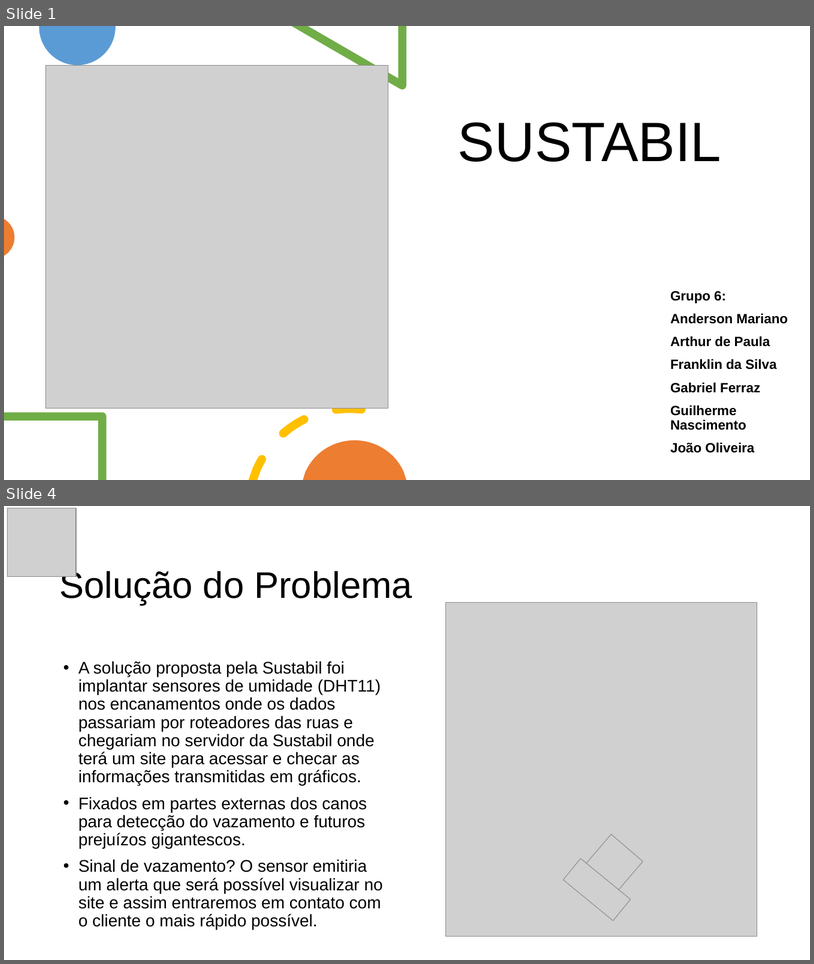
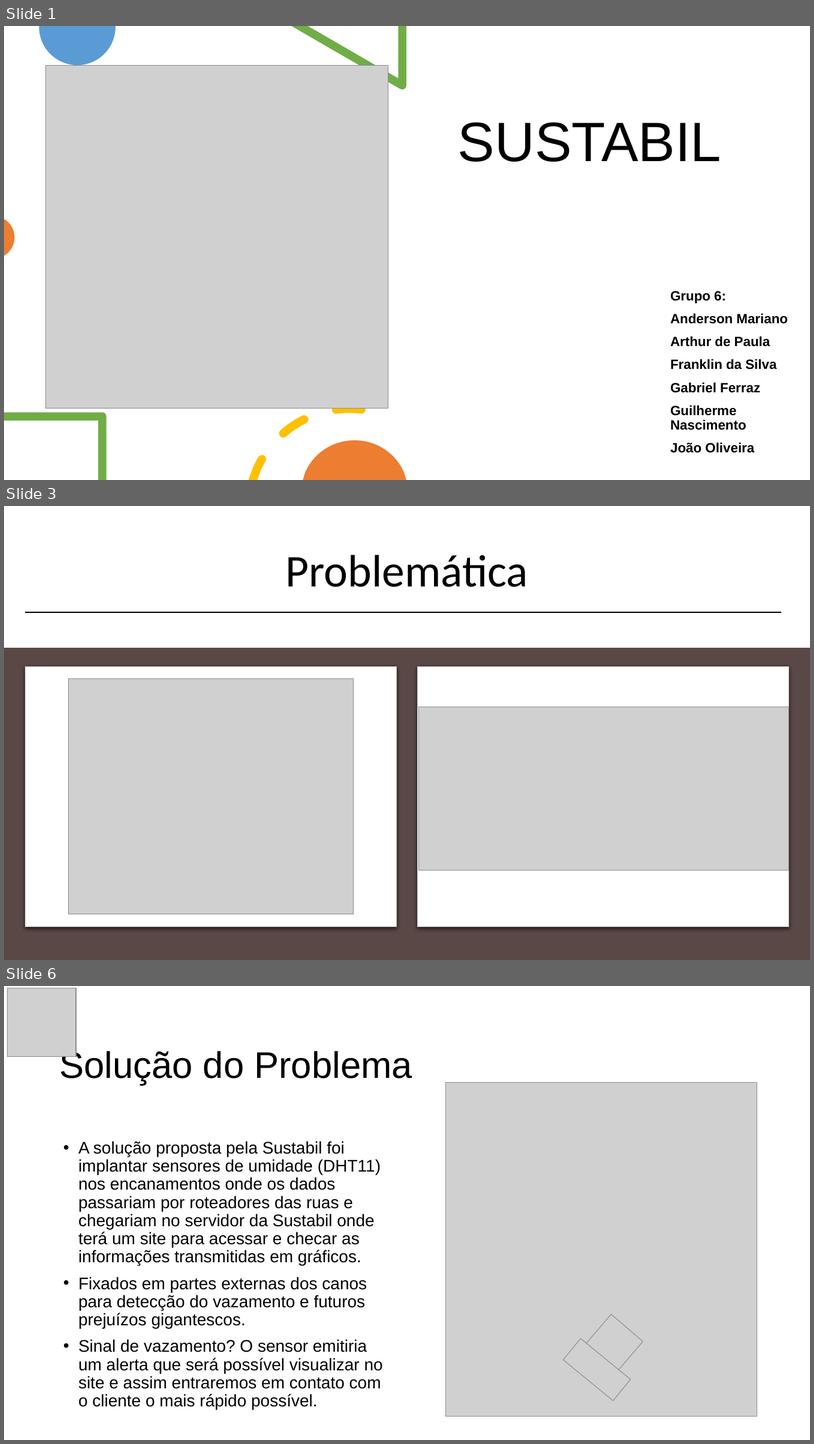
Before and after one commit to franklin-silva41/PROJETO-SENSOR-DE-UMIDADE, a slide deck: SUSTABIL - Apresentação didatico.pptx. Shown one above the other, each under a label of ours: slides 1 and 4 before the commit, slides 1, 3 and 6 after it; the slides between them are not shown. The pictures are 814x964 and 814x1444 pixels, drawn with LibreOffice and Linux fonts; fonts in the diff are those of the drawing; grey boxes stand for pictures; background and template pictures are left out. Boxes give left, top, right and bottom in pixels: in the first picture for what was removed or moved away, otherwise in the second. Text is boxed around its words. In the diff, an @@ line names an element or a change of style, - is before the commit and + after.

```diff
--- a/SUSTABIL - Apresentação didatico.pptx
+++ b/SUSTABIL - Apresentação didatico.pptx
@@ slide 3 added at (x1=4, y1=506, x2=810, y2=960), background #FFFFFF @@
@@ title added at (x1=286, y1=555, x2=528, y2=587), 54 pt, text #000000 @@
+Problemática
@@ line added from (25, 612) to (782, 612), #000000 1.5 pt @@
@@ rectangle added at (x1=4, y1=648, x2=810, y2=960), fill #5A4846 @@
@@ rounded rectangle added at (x1=25, y1=666, x2=396, y2=927), fill #FFFFFF, outline #C8CACA 0.75 pt @@
@@ rounded rectangle added at (x1=418, y1=666, x2=789, y2=927), fill #FFFFFF, outline #C8CACA 0.75 pt @@
@@ picture added at (x1=68, y1=678, x2=353, y2=914) @@
@@ picture added at (x1=419, y1=707, x2=789, y2=870) @@
@@ what was slide 4 is now slide 6 @@
```
Also in this commit, not shown: 4 slides changed, 1 other slide added.
